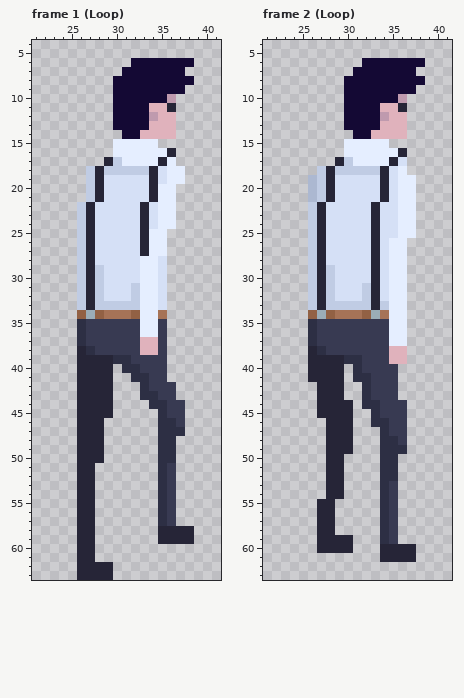
A pixel-art file gets an edit: assets/new_assets/player_upstairs.aseprite. The picture above was drawn from the file before the commit.
64x64 pixels, 6 frames. Colours within 5 levels of each other are drawn and written as one. Shown: frame 1 (Loop): x 21..41, y 4..63; frame 2 (Loop): x 21..41, y 4..63. The commit also changed other frames, which this record leaves out.
After:
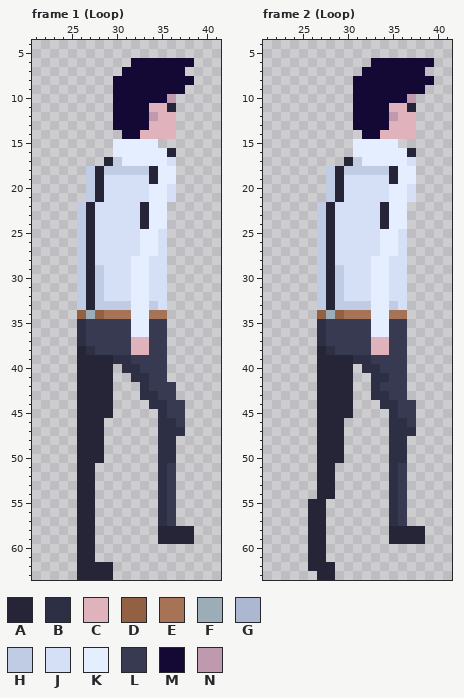
Palette (. is transparent): A #262537  B #2d2f44  C #e0b2bc  D #926144  E #a67357  F #9badb7  G #acb8d1  H #c0cce4  J #d5e0f6  K #e5eeff  L #383a52  M #140934  N #bf9aae
The edit:
Frame 1 (Loop), layer "Group 1/Layer 9":
y 17: x 35..36 AK -> KJ
y 18..19: x 35 J -> K; x 37 K -> .
y 20..21: x 34 A -> K; x 36 K -> J
y 22..24: x 34 J -> K; x 36 K -> .
y 25..27: x 33 A -> K; x 35 K -> J
y 28..30: x 32 J -> K; x 34 K -> J
y 31..32: x 32 H -> K; x 34 K -> J
y 33: x 32 H -> K; x 34 K -> H
y 34: x 32 D -> K; x 34 K -> E
y 35..36: x 32 L -> K; x 34 K -> L
y 37..38: x 32 L -> C; x 34 C -> L
Frame 2 (Loop):
y 6: x 32 M -> .; x 39 . -> M
y 7: x 31 M -> .; x 38 . -> M
y 8: x 30 M -> .; x 39 . -> M
y 9: x 30 M -> .; x 38 . -> M
y 10: x 30 M -> .; x 36..37 N. -> MN
y 11: x 30 M -> .; x 34 C -> M; x 36..37 A. -> CA
y 12: x 30 M -> .; x 34..35 NC -> MN; x 37 . -> C
y 13: x 30 M -> .; x 34 C -> M; x 37 . -> C
y 14: x 31 M -> .; x 33 C -> M; x 37 . -> C
y 15: x 30 K -> .; x 35 . -> K
y 16: x 30 K -> .; x 36..37 A. -> KA
y 17: x 29..31 AHK -> .AH; x 35..37 AJ. -> KKJ
y 18: x 27..29 HAH -> .HA; x 34..35 AJ -> HA; x 37 . -> K
y 19: x 26..29 GHAJ -> ..HA; x 34..35 AJ -> JA
y 20..21: x 26..29 GHAJ -> ..HA; x 34..35 AJ -> JK; x 37 K -> J
y 22..24: x 26..28 HAJ -> .HA; x 33..35 AJJ -> JAK; x 37 K -> .
y 25: x 26..28 HAJ -> .HA; x 33..37 AJJKK -> JKKJ.
y 26..27: x 26..28 HAJ -> .HA; x 33..34 AJ -> JK; x 36 K -> J
y 28: x 26..28 HAJ -> .HA; x 33..36 AJKK -> KKJJ
y 29..30: x 26..29 HAHJ -> .HAH; x 33..36 AJKK -> KKJJ
y 31..32: x 26..29 HAHJ -> .HAH; x 32..36 HAJKK -> JKKJJ
y 33: x 26..28 HAH -> .HA; x 33..36 AHKK -> KKHJ
y 34: x 26..29 DFDE -> .DFD; x 32..36 DFEKK -> EKKEE
y 35..36: x 26..27 BL -> .B; x 33..36 LLKK -> KKLL
y 37: x 26..27 BL -> .B; x 33..36 LLKK -> CCLL
y 38: x 26..28 ABL -> .AB; x 33..36 LLCC -> CCLL
y 39: x 26 A -> .; x 30 B -> A; x 32 L -> B; x 35..36 CC -> LL
y 40: x 26 A -> .; x 30..33 .BLL -> A.BB; x 36 . -> L
y 41: x 26 A -> .; x 30..34 .BBLL -> A..BB; x 36 . -> L
y 42: x 30 . -> A; x 32..33 BL -> .B; x 36 . -> L
y 43: x 30 . -> A; x 32..34 BLL -> .BB; x 36 . -> L
y 44: x 32..35 BBLL -> ..BB; x 37 . -> L
y 45: x 33..35 BLL -> ..B; x 37 . -> L
y 46: x 27 . -> A; x 30 A -> .; x 33..37 BBLL. -> ..BBL
y 47: x 27 . -> A; x 30 A -> .; x 34..37 BLL. -> .BBB
y 48: x 27 . -> A; x 30 A -> .; x 34 B -> .; x 36 L -> B
y 49: x 27 . -> A; x 30 A -> .; x 34 B -> .
y 50: x 27 . -> A; x 34 B -> .; x 36 . -> B
y 51..52: x 27 . -> A; x 29 A -> .; x 34 B -> .; x 36 . -> L
y 53..54: x 27 . -> A; x 29 A -> .; x 34..36 BL. -> .BL
y 55..57: x 26 . -> A; x 28 A -> .; x 34..36 BL. -> .BL
y 58: x 26 . -> A; x 28 A -> .; x 34..38 BL... -> .AAAA
y 59: x 26 . -> A; x 28..30 AAA -> ...; x 34..38 BL... -> .AAAA
y 60: x 26 . -> A; x 28..30 AAA -> ...; x 34..37 AAAA -> ....
y 61: x 26..27 .. -> AA; x 34..37 AAAA -> ....
y 62: x 26..28 ... -> AAA
y 63: x 27..28 .. -> AA
Where, in picture pixels (left, top, right, bottom), the same in both pictures:
changed: (131, 157, 185, 355)
changed: (308, 58, 434, 580)
